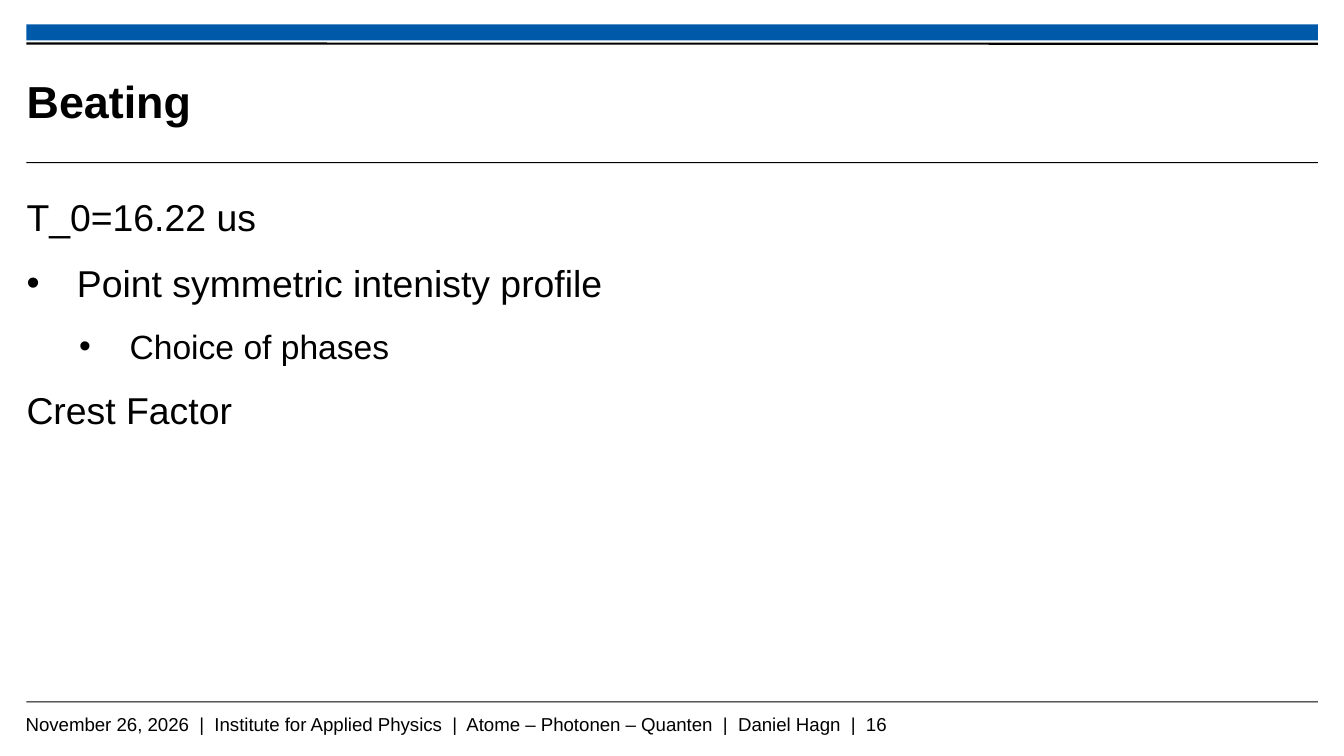
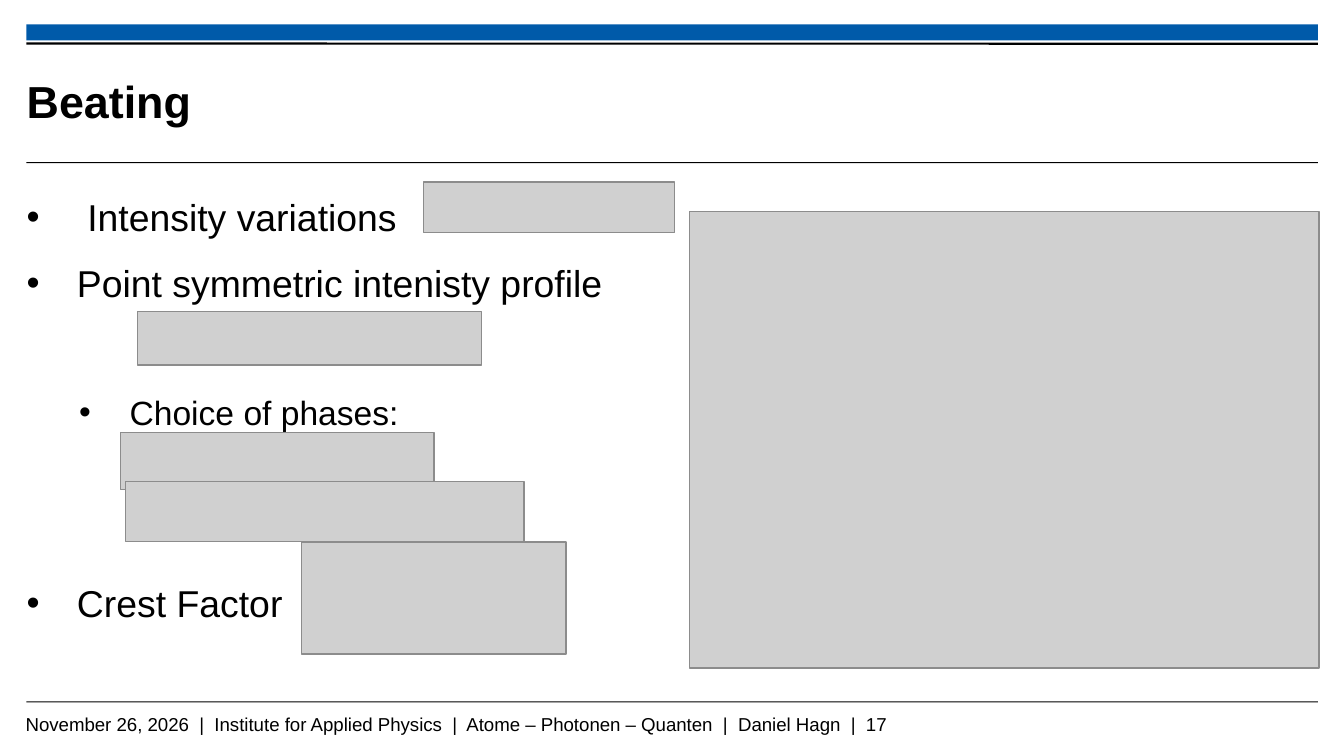
Before and after one commit to Daniel-Hagn-physik/Masterthesis_Backup, a slide deck: slide 17 of Hagn_Daniel_Mastervortrag.pptx (slide 16 before the commit). Drawn at 1344x756 pixels with LibreOffice and Linux fonts; fonts in the diff are those of the drawing; grey boxes stand for pictures; background and template pictures are left out. Boxes give left, top, right and bottom in pixels: in the first picture for what was removed or moved away, otherwise in the second. Text is boxed around its words. In the diff, an @@ line names an element or a change of style, - is before the commit and + after.

Commit message:
09.11_17Uhr

```diff
--- a/Hagn_Daniel_Mastervortrag.pptx
+++ b/Hagn_Daniel_Mastervortrag.pptx
@@ text at [87, 204, 397, 239]: text changed @@
-T_0=16.22 us
+• Intensity variations
@@ picture added at [423, 181, 675, 233] @@
@@ picture added at [689, 212, 1318, 669] @@
@@ picture added at [137, 312, 481, 366] @@
@@ text at [130, 400, 399, 431]: text changed @@
-    • Choice of phases
+    • Choice of phases:
@@ picture added at [121, 433, 434, 491] @@
@@ picture added at [125, 481, 524, 542] @@
@@ picture added at [301, 542, 566, 653] @@
@@ text at [77, 591, 283, 618]: bullet none to • @@
@@ text at [26, 717, 887, 735]: text changed @@
-November 26, 2026 | Institute for Applied Physics | Atome – Photonen – Quanten | Daniel Hagn | 16
+November 26, 2026 | Institute for Applied Physics | Atome – Photonen – Quanten | Daniel Hagn | 17
```
Also in this commit, not shown: 7 other slides changed, 3 slides added.
